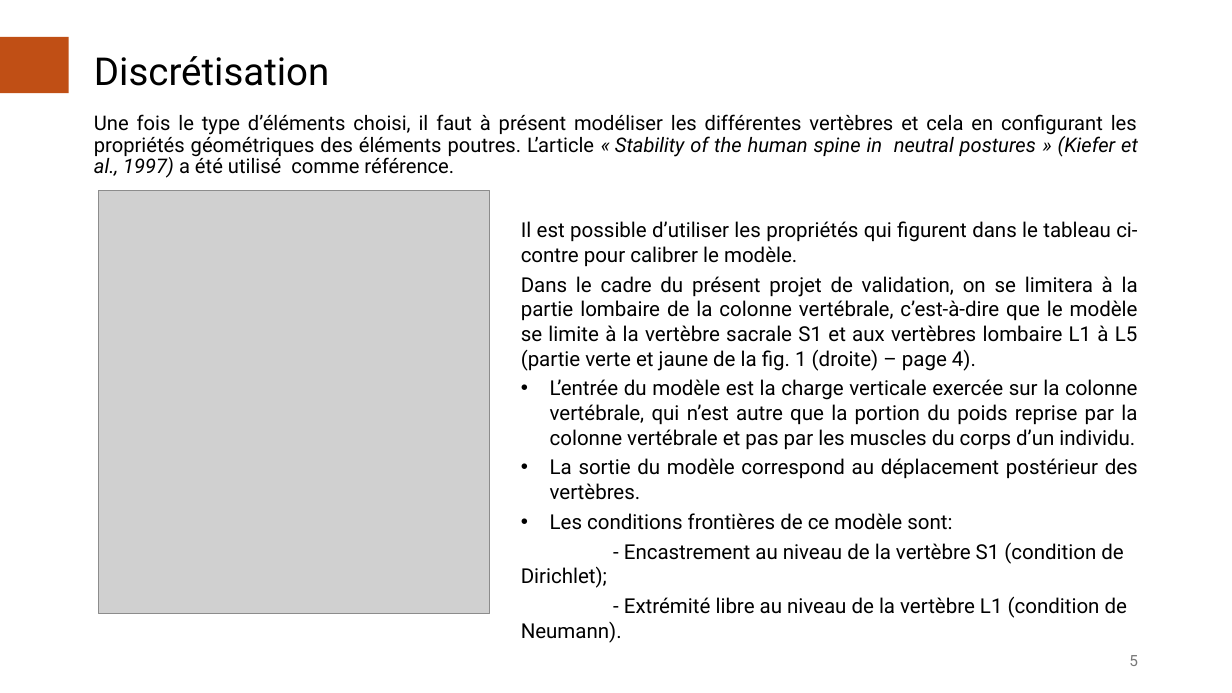
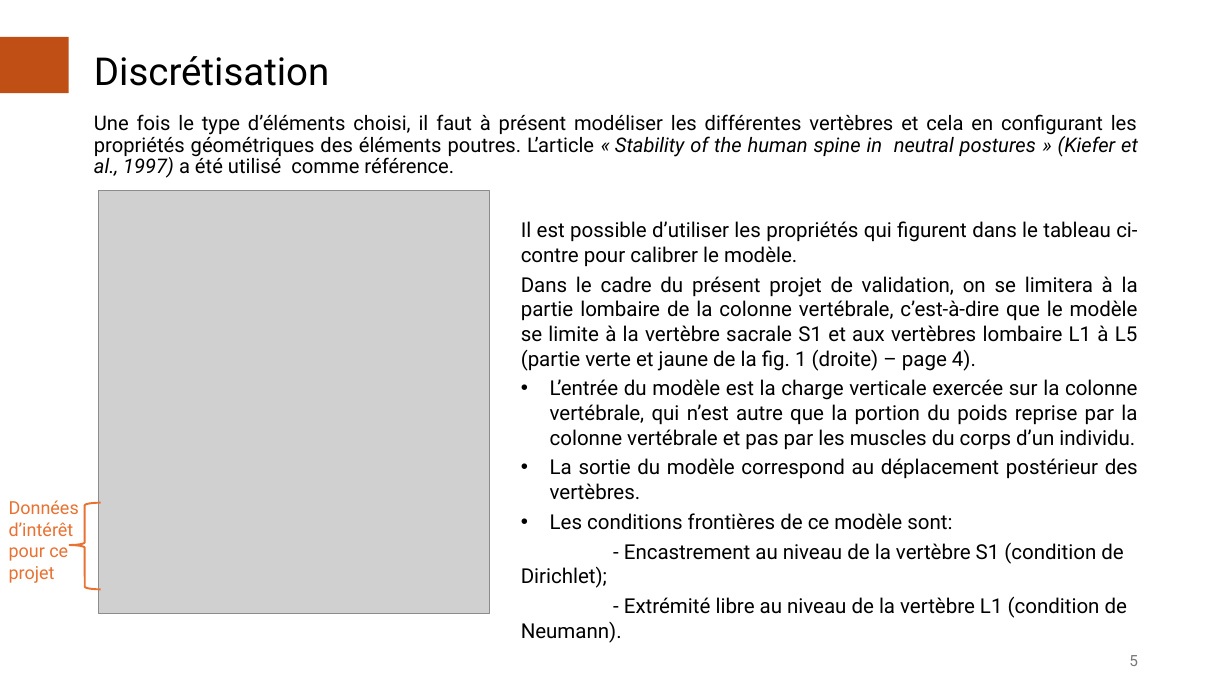
Before and after one commit to AcileSf/MEC8211ProjetFinal, a slide deck: slide 5 of Rapport_Projet_V1.pptx. Drawn at 1232x693 pixels with LibreOffice and Linux fonts; fonts in the diff are those of the drawing; grey boxes stand for pictures. Boxes give left, top, right and bottom in pixels: in the first picture for what was removed or moved away, otherwise in the second. Text is boxed around its words. In the diff, an @@ line names an element or a change of style, - is before the commit and + after.

```diff
--- a/Rapport_Projet_V1.pptx
+++ b/Rapport_Projet_V1.pptx
@@ text added at box(9, 500, 79, 583), 14 pt, text #E97132 @@
+Données d’intérêt pour ce projet
@@ left brace added at box(68, 503, 100, 590), outline #E97132 1.5 pt @@
```
Also in this commit, not shown: 1 other file.
